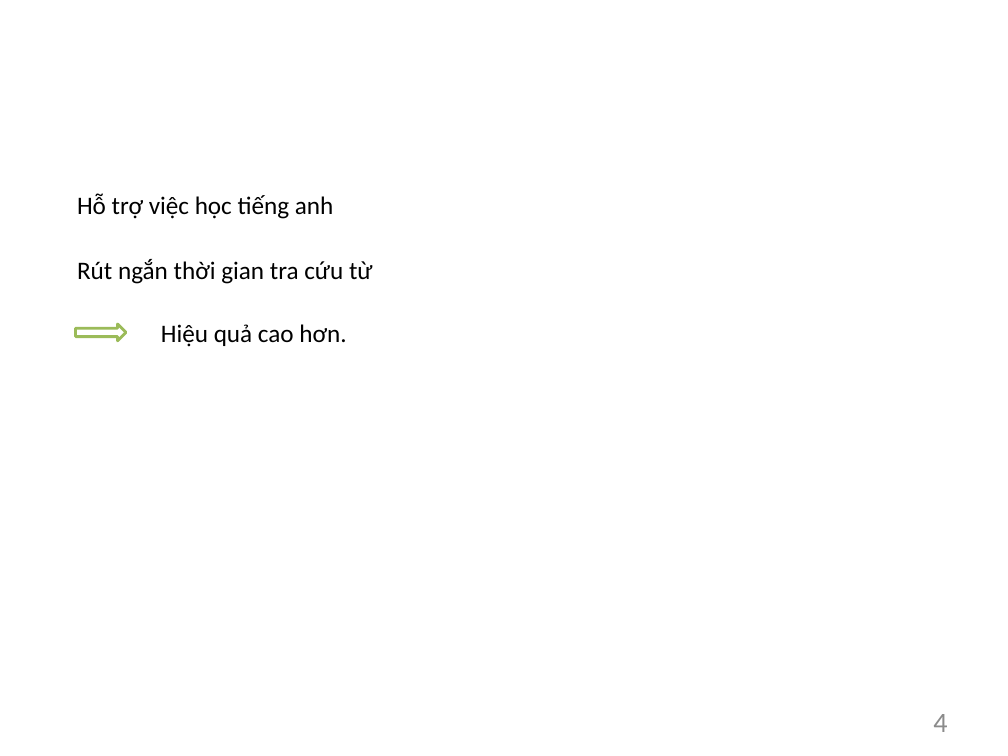
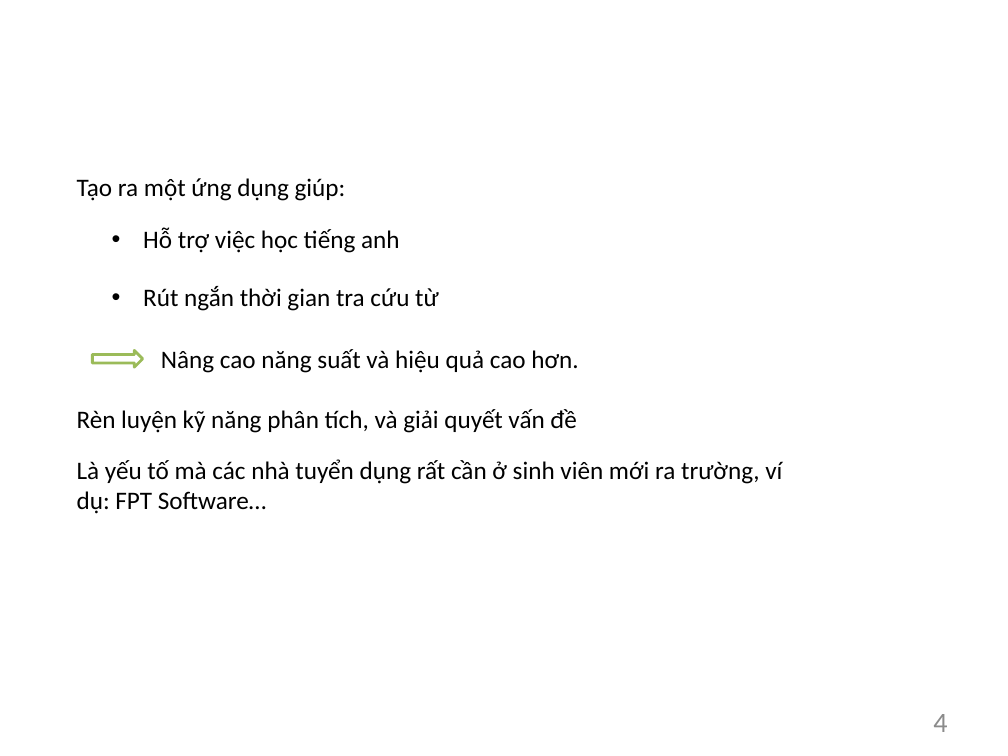
Before and after one commit to TrinhVanHieu/DoAn2018_EVDict, a slide deck: slide 4 of BaoCaoEVDict/Slide/BaoCao.pptx. Drawn at 1008x756 pixels with LibreOffice and Linux fonts; fonts in the diff are those of the drawing; background and template pictures are left out. Boxes give left, top, right and bottom in pixels: in the first picture for what was removed or moved away, otherwise in the second. Text is boxed around its words. In the diff, an @@ line names an element or a change of style, - is before the commit and + after.

```diff
--- a/BaoCaoEVDict/Slide/BaoCao.pptx
+++ b/BaoCaoEVDict/Slide/BaoCao.pptx
@@ text added at (x1=77, y1=178, x2=346, y2=201), 18 pt, text #000000 @@
+Tạo ra một ứng dụng giúp:
@@ text "Hỗ trợ việc học tiếng ..." at (x1=143, y1=228, x2=400, y2=253): bullet none to • @@
@@ text "Hỗ trợ việc học tiếng ..." moved from (x1=77, y1=194, x2=334, y2=219) to (x1=143, y1=228, x2=400, y2=253) @@
@@ text "Rút ngắn thời gian tra ..." moved from (x1=77, y1=259, x2=373, y2=284) to (x1=143, y1=286, x2=439, y2=311) @@
@@ text "Rút ngắn thời gian tra ..." at (x1=143, y1=286, x2=439, y2=311): bullet none to • @@
@@ right arrow moved from (x1=76, y1=324, x2=126, y2=341) to (x1=93, y1=351, x2=143, y2=368) @@
@@ text at (x1=161, y1=349, x2=578, y2=373): text changed @@
-Hiệu quả cao hơn.
+Nâng cao năng suất và hiệu quả cao hơn.
@@ text added at (x1=77, y1=409, x2=576, y2=433), 18 pt, text #000000 @@
+Rèn luyện kỹ năng phân tích, và giải quyết vấn đề
@@ text added at (x1=77, y1=459, x2=782, y2=514), 18 pt, text #000000 @@
+Là yếu tố mà các nhà tuyển dụng rất cần ở sinh viên mới ra trường, ví dụ: FPT Software…
```
Also in this commit, not shown: 4 other slides changed, 1 slide added, 1 other file.
